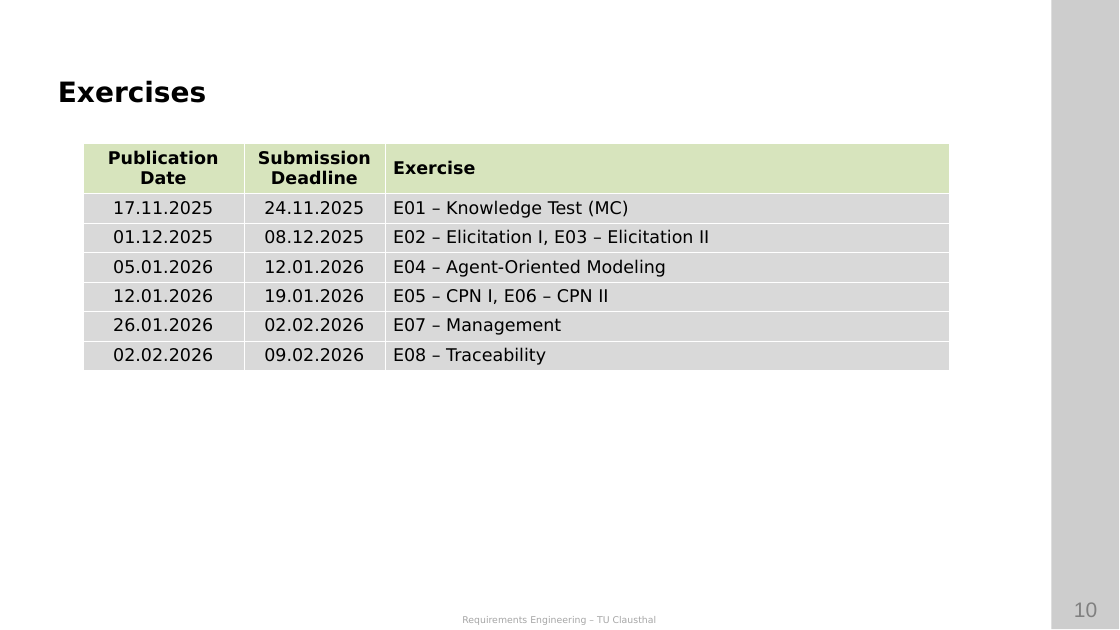
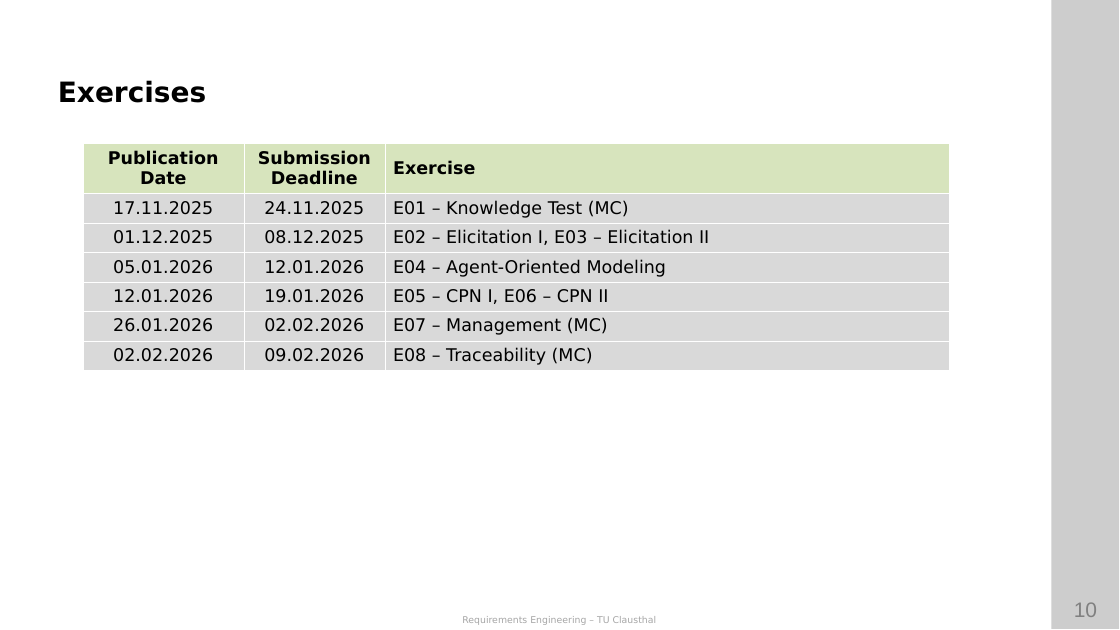
Before and after one commit to ETCE-LAB/teaching-material, a slide deck: slide 10 of Requirements-Engineering/RE-L00-Organization.pptx. Drawn at 1120x630 pixels with LibreOffice and Linux fonts; fonts in the diff are those of the drawing; background and template pictures are left out. Boxes give left, top, right and bottom in pixels: in the first picture for what was removed or moved away, otherwise in the second. Text is boxed around its words. In the diff, an @@ line names an element or a change of style, - is before the commit and + after.

```diff
--- a/Requirements-Engineering/RE-L00-Organization.pptx
+++ b/Requirements-Engineering/RE-L00-Organization.pptx
@@ table at [82,143,949,369] @@
-row 6, column 3: E07 – Management
+row 6, column 3: E07 – Management (MC)
-row 7, column 3: E08 – Traceability
+row 7, column 3: E08 – Traceability (MC)
```
Also in this commit, not shown: 3 other slides changed, 1 other file.
